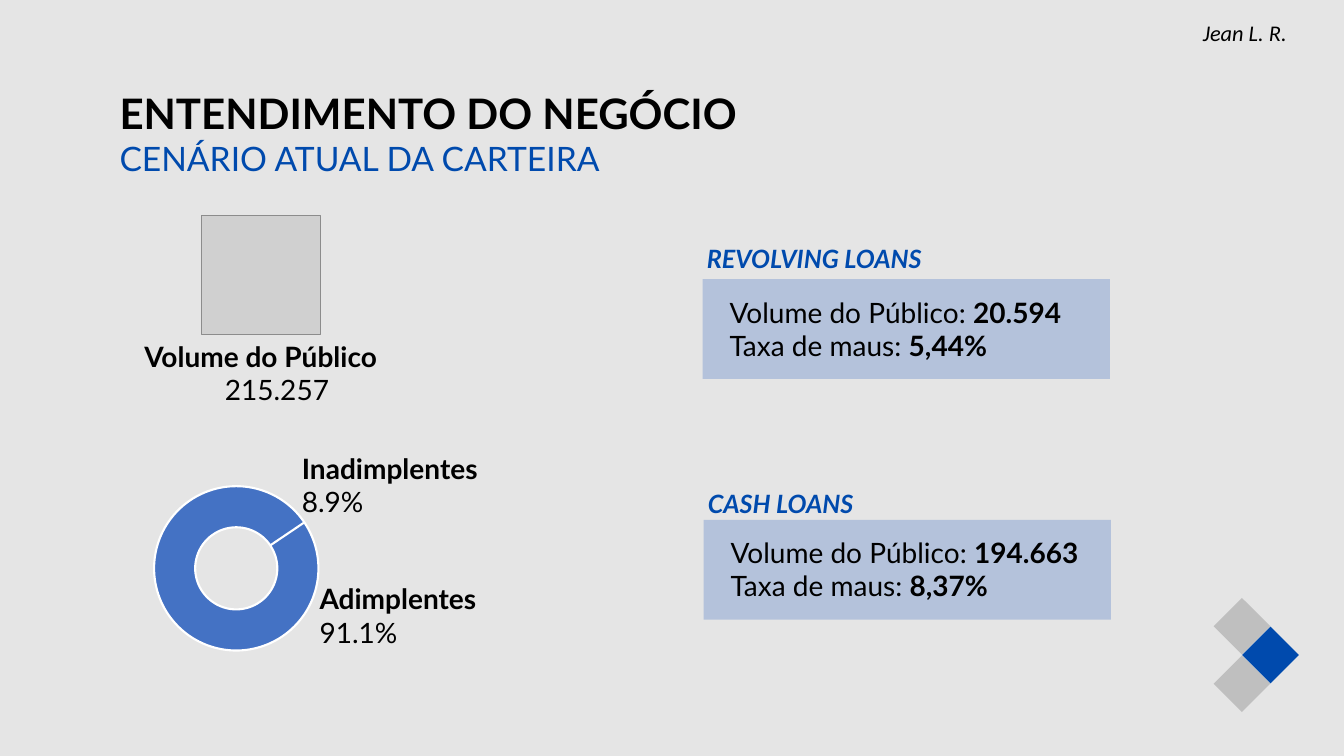
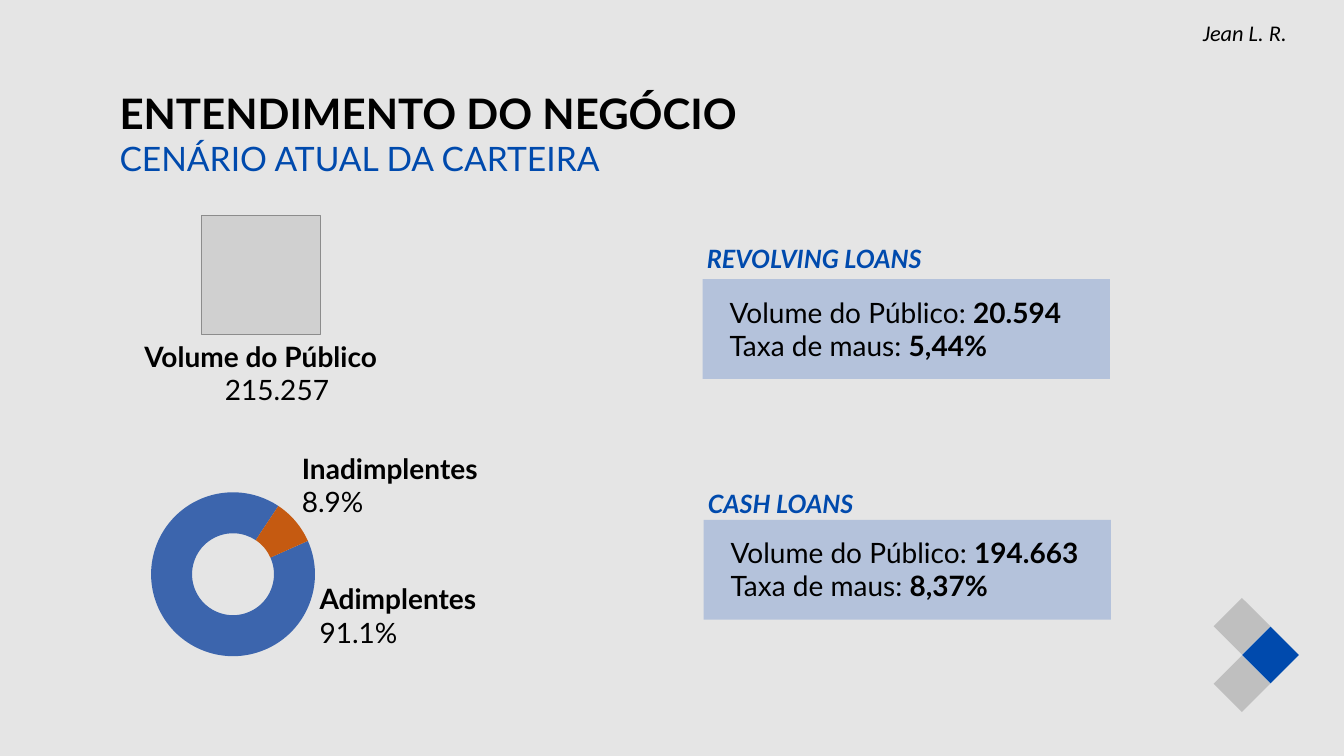
Before and after one commit to jeanlr/pod-bank-application, a slide deck: slide 5 of Projeto_Reducao_Inadimplencia_Pod_Bank.pptx. Drawn at 1344x756 pixels with LibreOffice and Linux fonts; fonts in the diff are those of the drawing; grey boxes stand for pictures. Boxes give left, top, right and bottom in pixels: in the first picture for what was removed or moved away, otherwise in the second. Text is boxed around its words. In the diff, an @@ line names an element or a change of style, - is before the commit and + after.

```diff
--- a/Projeto_Reducao_Inadimplencia_Pod_Bank.pptx
+++ b/Projeto_Reducao_Inadimplencia_Pod_Bank.pptx
@@ doughnut chart at (124, 479, 343, 670) @@
-categories: 1
+categories: 1, 2
-Series 1: 100
+Series 1: 91, 9
@@ hole size changed @@
@@ rotation changed @@
@@ doughnut chart: place and size @@
-doughnut chart at (74, 473, 399, 665)
+doughnut chart at (124, 479, 343, 670)
```
Also in this commit, not shown: 7 other slides changed.
